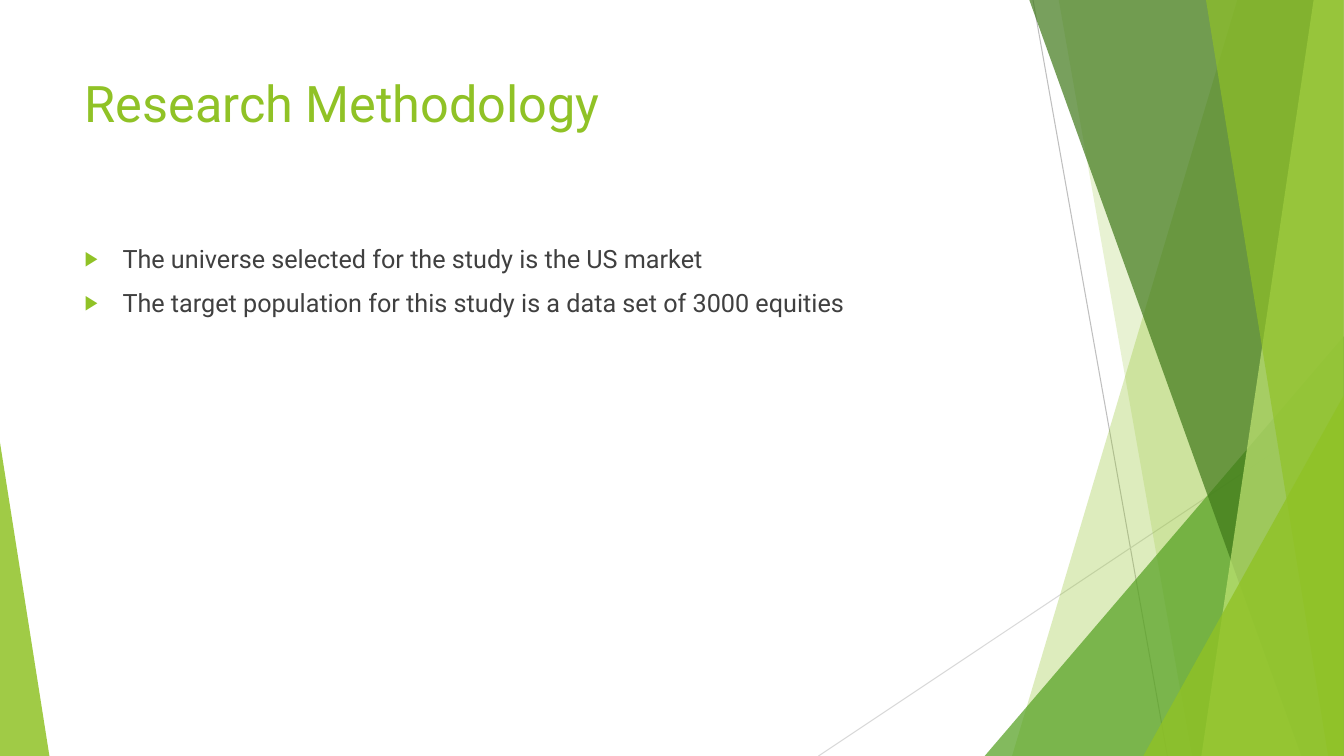
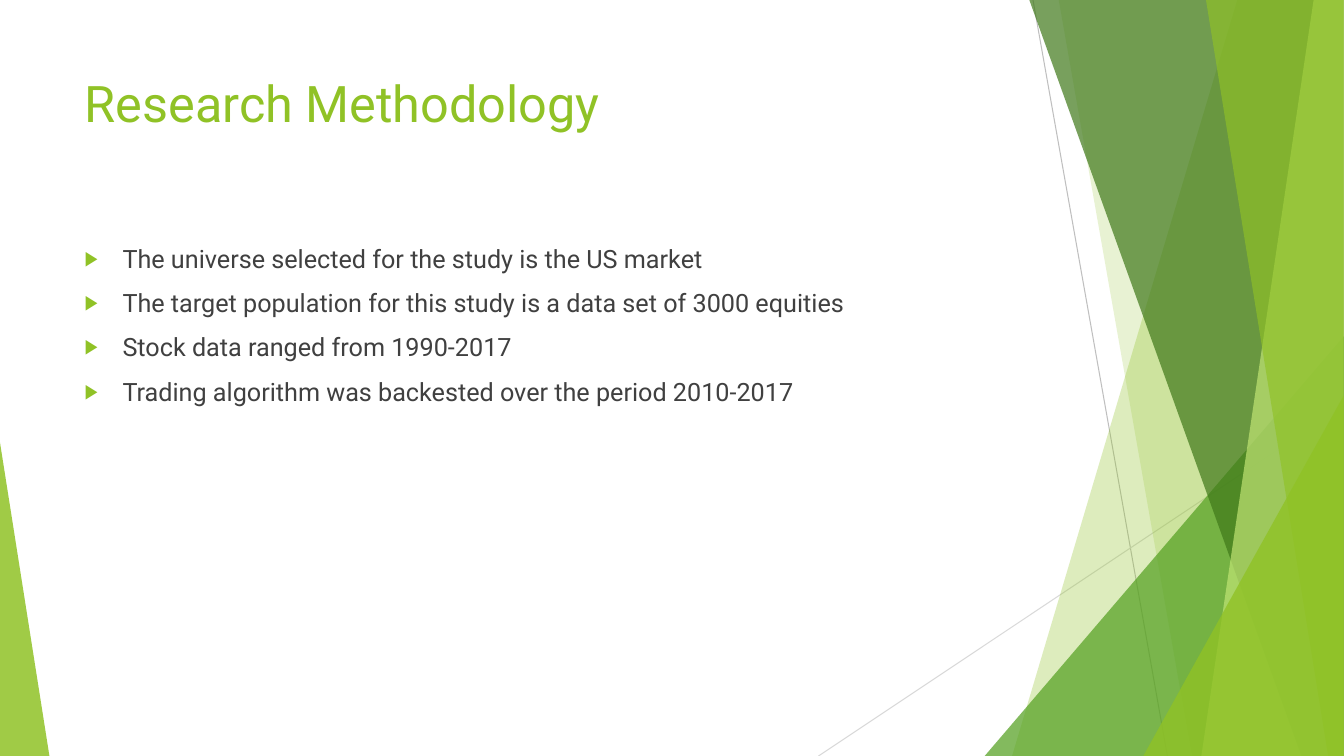
Before and after one commit to doyley91/Data-Driven-Automated-Algorithmic-Trading, a slide deck: slide 7 of Viva/Presentation.pptx (slide 6 before the commit). Drawn at 1344x756 pixels with LibreOffice and Linux fonts; fonts in the diff are those of the drawing. Boxes give left, top, right and bottom in pixels: in the first picture for what was removed or moved away, otherwise in the second. Text is boxed around its words. In the diff, an @@ line names an element or a change of style, - is before the commit and + after.

```diff
--- a/Viva/Presentation.pptx
+++ b/Viva/Presentation.pptx
@@ text at (x1=123, y1=337, x2=793, y2=407): paragraphs added @@
+▶ Stock data ranged from 1990-2017
+▶ Trading algorithm was backested over the period 2010-2017
```
Also in this commit, not shown: 7 other slides changed, 1 slide added, 2 other files.
